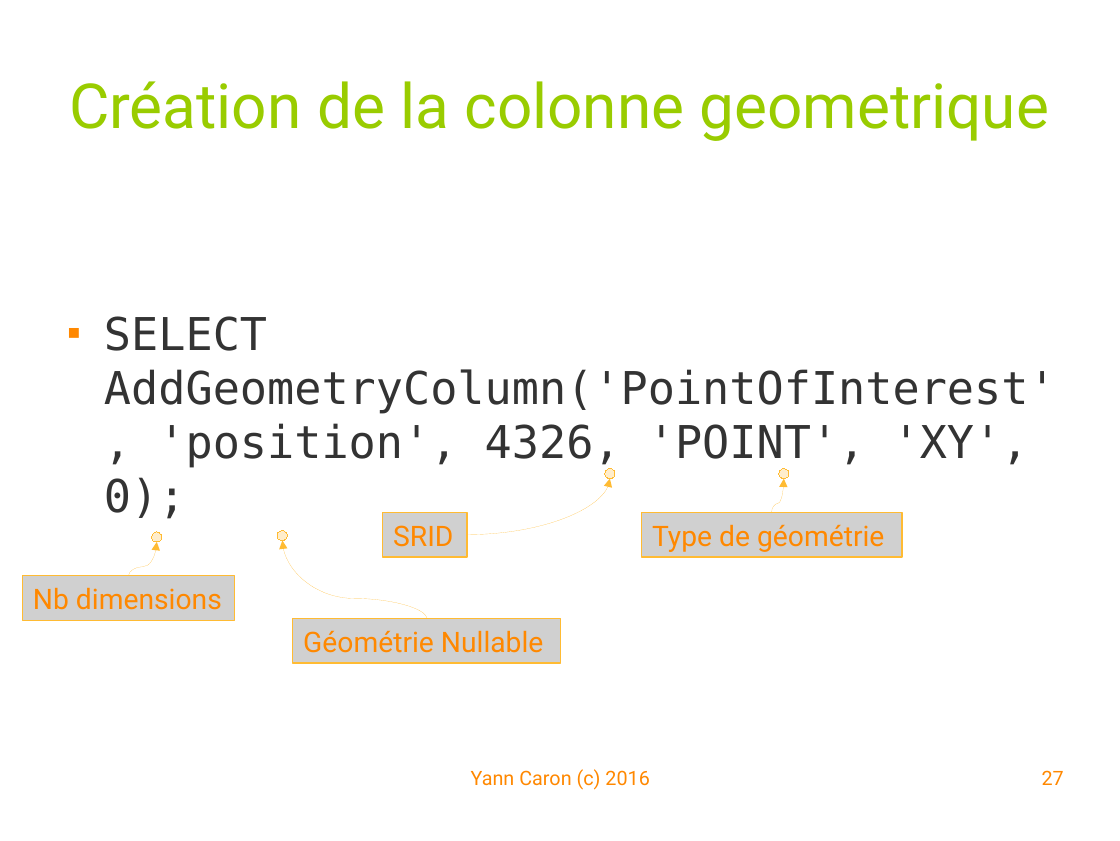
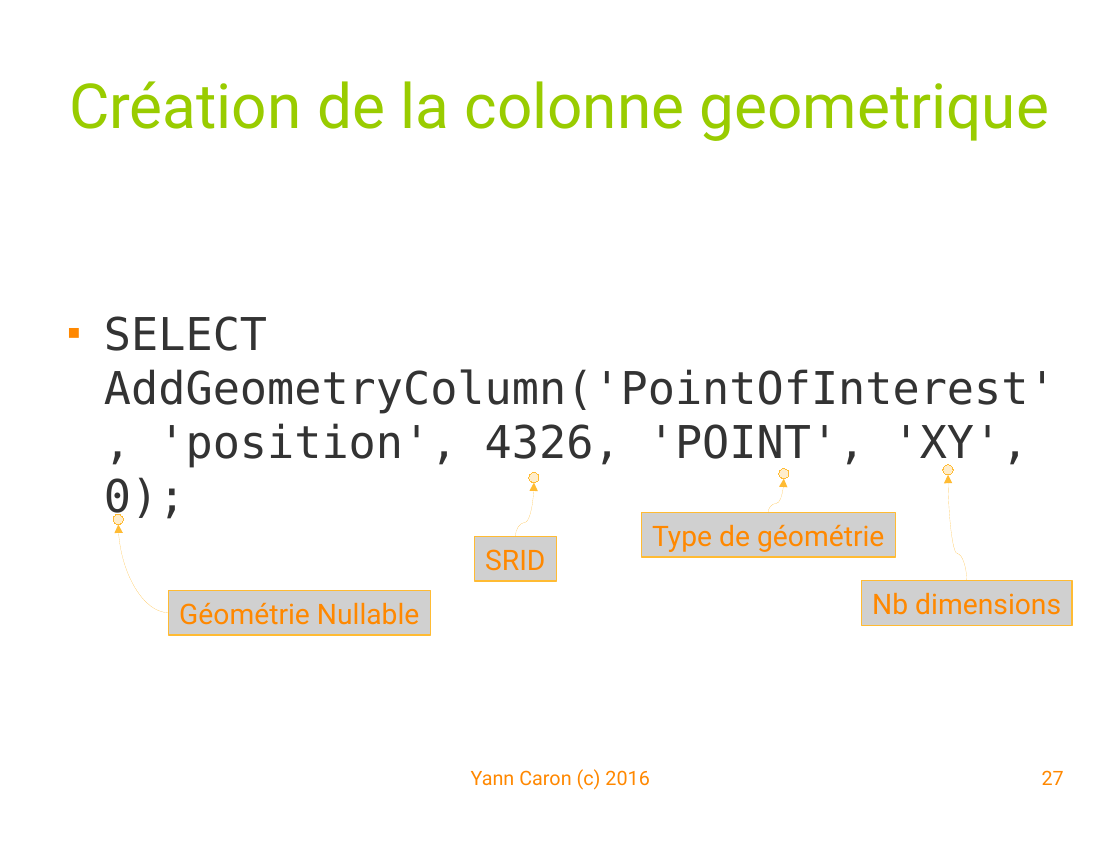
Before and after one commit to YannCaron/Android-ENSG, a slide deck: slide 27 of 10 - Spatialite.odp. Drawn at 1120x841 pixels with LibreOffice and Linux fonts; fonts in the diff are those of the drawing; grey boxes stand for pictures; background and template pictures are left out. Boxes give left, top, right and bottom in pixels: in the first picture for what was removed or moved away, otherwise in the second. Text is boxed around its words. In the diff, an @@ line names an element or a change of style, - is before the commit and + after.

```diff
--- a/10 - Spatialite.odp
+++ b/10 - Spatialite.odp
@@ ellipse: place and size @@
-ellipse at (605, 469, 615, 479)
+ellipse at (528, 473, 539, 483)
@@ curved arrow moved from (771, 512) - (784, 479) to (768, 512) - (784, 479) @@
@@ ellipse: place and size @@
-ellipse at (151, 532, 162, 542)
+ellipse at (943, 464, 953, 475)
@@ curved arrow moved from (128, 575) - (157, 542) to (967, 580) - (948, 475) @@
@@ curved arrow moved from (466, 535) - (610, 479) to (515, 536) - (534, 483) @@
@@ ellipse: place and size @@
-ellipse at (277, 531, 288, 541)
+ellipse at (113, 514, 123, 524)
@@ curved arrow moved from (427, 618) - (283, 541) to (169, 613) - (118, 524) @@
@@ picture "SRID": place and size @@
-picture "SRID" at (382, 512, 466, 557)
+picture "SRID" at (475, 536, 557, 580)
@@ picture "Type de géométrie": place and size @@
-picture "Type de géométrie" at (641, 512, 901, 557)
+picture "Type de géométrie" at (641, 512, 895, 557)
@@ picture "Géométrie Nullable": place and size @@
-picture "Géométrie Nullable" at (293, 618, 561, 663)
+picture "Géométrie Nullable" at (169, 590, 431, 635)
@@ picture "Nb dimensions": place and size @@
-picture "Nb dimensions" at (22, 575, 235, 620)
+picture "Nb dimensions" at (862, 580, 1072, 625)
```
Also in this commit, not shown: 10 other slides changed, 8 other files.
